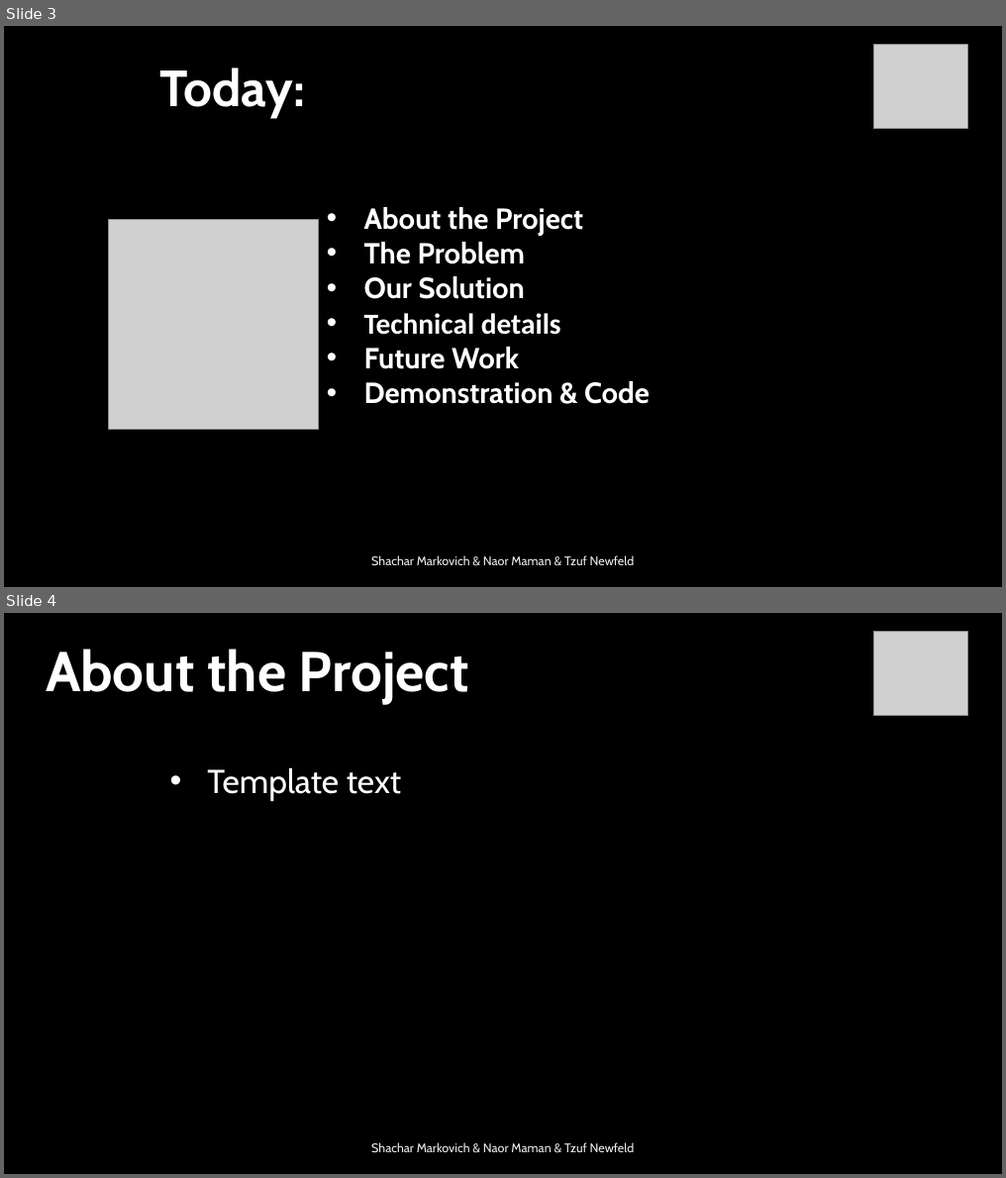
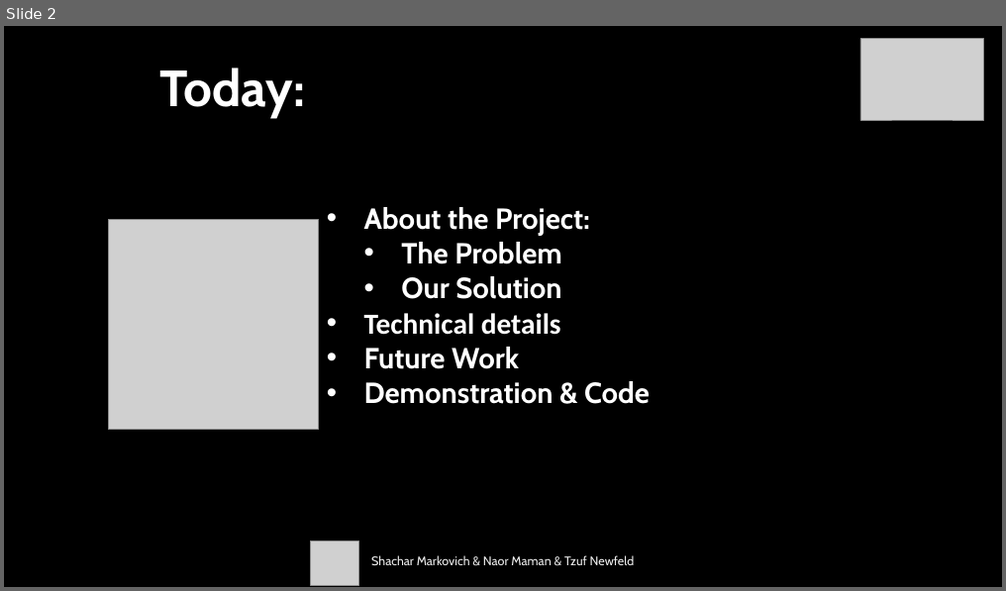
Before and after one commit to ShacharMarkovich/BankingSystem, a slide deck: מצגת.pptx. Shown one above the other, each under a label of ours: slides 3 and 4 before the commit, slide 2 after it. The pictures are 1006x1178 and 1006x591 pixels, drawn with LibreOffice and Linux fonts; fonts in the diff are those of the drawing; grey boxes stand for pictures; background and template pictures are left out. Boxes give left, top, right and bottom in pixels: in the first picture for what was removed or moved away, otherwise in the second. Text is boxed around its words. In the diff, an @@ line names an element or a change of style, - is before the commit and + after.

```diff
--- a/מצגת.pptx
+++ b/מצגת.pptx
@@ slide 4 removed at (4,613,1002,1174), background picture (left out) @@
@@ picture removed at (874,632,968,716) @@
@@ text removed at (46,649,469,704) @@
-About the Project
@@ text removed at (207,767,402,801) @@
-• Template text
@@ text removed at (371,1143,635,1153) @@
-Shachar Markovich & Naor Maman & Tzuf Newfeld
@@ what was slide 3 is now slide 2 @@
@@ slide 2 changed as well @@
@@ picture added at (860,39,984,120) @@
@@ text at (364,207,590,236): text changed @@
-• About the Project
+• About the Project:
@@ text at (401,242,561,299): list level 1 to 2 in "The Problem"; list level 1 to 2 in "Our Solution" @@
@@ picture: place and size @@
-picture at (874,45,968,129)
+picture at (310,542,358,585)
```
Also in this commit, not shown: 7 other slides changed, 5 slides added, 1 other slide removed.
